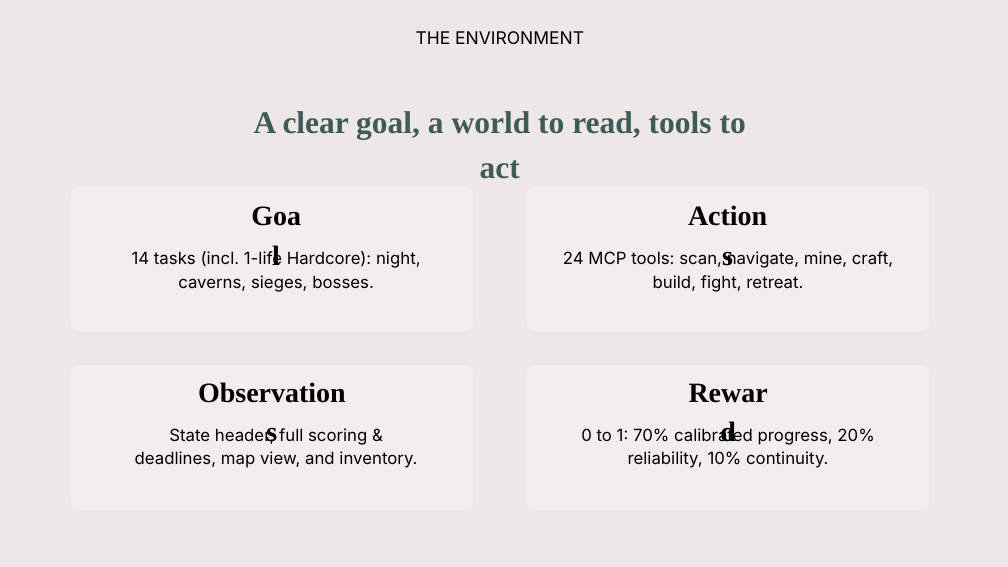
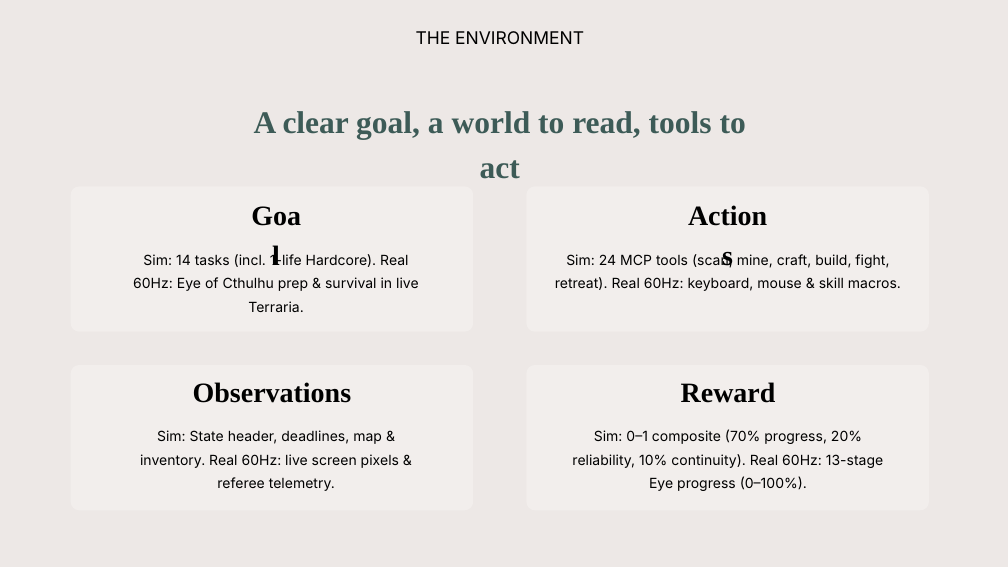
Before and after one commit to mairazaini/TerrariaBench, a slide deck: slide 4 of TerrariaBench.pptx. Drawn at 1008x567 pixels with LibreOffice and Linux fonts; fonts in the diff are those of the drawing; background and template pictures are left out. Boxes give left, top, right and bottom in pixels: in the first picture for what was removed or moved away, otherwise in the second. Text is boxed around its words. In the diff, an @@ line names an element or a change of style, - is before the commit and + after.

Commit message:
Present Simulated MCP (Track A) and Live 60Hz Real Terraria (Track B) as equal tracks in paper and slides

```diff
--- a/TerrariaBench.pptx
+++ b/TerrariaBench.pptx
@@ text at (x1=133, y1=253, x2=419, y2=291): text changed; size 24 to 20 pt @@
-14 tasks (incl. 1-life Hardcore): night, caverns, sieges, bosses.
+Sim: 14 tasks (incl. 1-life Hardcore). Real 60Hz: Eye of Cthulhu prep & survival in live Terraria.
@@ text at (x1=555, y1=253, x2=901, y2=291): text changed; size 24 to 20 pt @@
-24 MCP tools: scan, navigate, mine, craft, build, fight, retreat.
+Sim: 24 MCP tools (scan, mine, craft, build, fight, retreat). Real 60Hz: keyboard, mouse & skill macros.
@@ text "Observations" rewrapped from (x1=196, y1=369, x2=348, y2=411) to (x1=193, y1=382, x2=352, y2=403) @@
@@ text "Reward" rewrapped from (x1=685, y1=369, x2=772, y2=411) to (x1=681, y1=382, x2=776, y2=403) @@
@@ text at (x1=140, y1=430, x2=399, y2=491): text changed; size 24 to 20 pt @@
-State header, full scoring & deadlines, map view, and inventory.
+Sim: State header, deadlines, map & inventory. Real 60Hz: live screen pixels & referee telemetry.
@@ text at (x1=572, y1=429, x2=883, y2=491): text changed; size 24 to 20 pt @@
-0 to 1: 70% calibrated progress, 20% reliability, 10% continuity.
+Sim: 0–1 composite (70% progress, 20% reliability, 10% continuity). Real 60Hz: 13-stage Eye progress (0–100%).
```
Also in this commit, not shown: 1 other slide changed, 1 other file.
